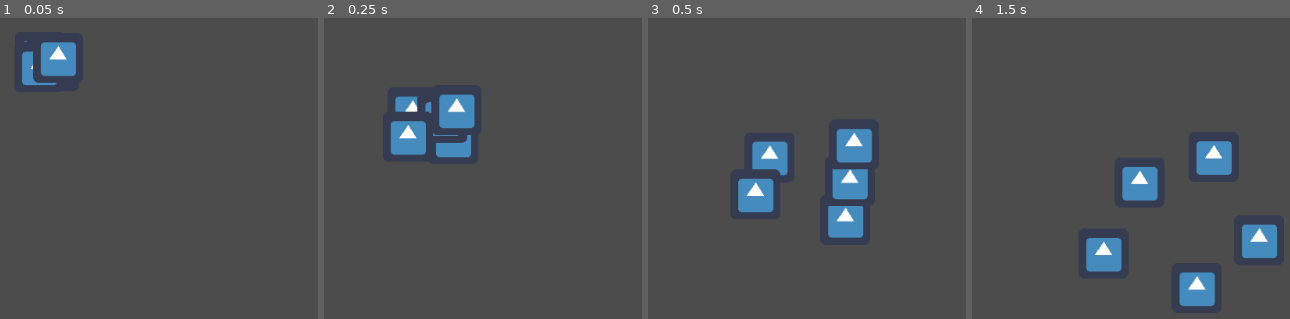
Above: before the commit, frames 1-4 (left to right).
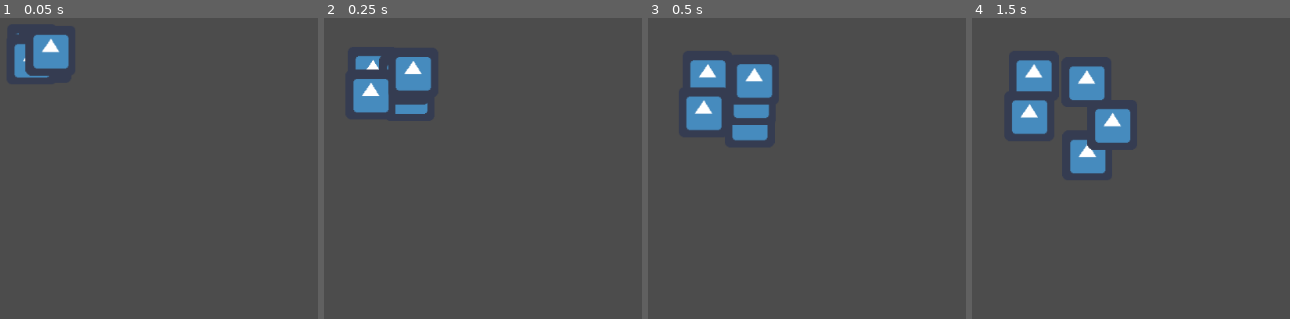
Above: after the commit, the same moments.

Repository: angeldustjdr/godotjam_aout2020
Game: Godot game, scene res://Level/Level1.tscn
Two runs of this game, one before a commit and one after it. Both use one fixed random seed, a clock stepped at 60 frames per second and the inputs below. The engine's default icon, where the game draws it, is replaced by a stand-in: a white triangle on a blue panel in a dark square.
Inputs:
- Up to frame 1 (0.05 s): no input
- Up to frame 2 (0.25 s): no input
- Up to frame 3 (0.5 s): no input
- Up to frame 4 (1.5 s): no input

The runs differ from the first frame. In frame 1, 2.0% of the frame differs, in the area x 4-24%, y 4-23%; in frame 2, 6.5%; in frame 3, 11%; in frame 4, 12%, in the area x 12-96%, y 13-96%.

Commit message:
Quelques ajustements

Diff:
--- a/Instanciable/Zombie.tscn
+++ b/Instanciable/Zombie.tscn
@@ -9,7 +9,7 @@
 [node name="Zombie" type="Sprite"]
 texture = ExtResource( 1 )
 script = ExtResource( 2 )
-minDistance = 100.0
+maxDistance = 250.0
 
 [node name="KinematicBody2D" type="KinematicBody2D" parent="."]
 
--- a/Scripts/Zombie.gd
+++ b/Scripts/Zombie.gd
@@ -1,7 +1,7 @@
 extends Sprite
 
-export(float) var minDistance = 100.0
-export(float) var maxDistance = 200.0
+export(float) var minDistance = 50.0
+export(float) var maxDistance = 150.0
 onready var velocity = 0.0
 var rng = RandomNumberGenerator.new()
 
